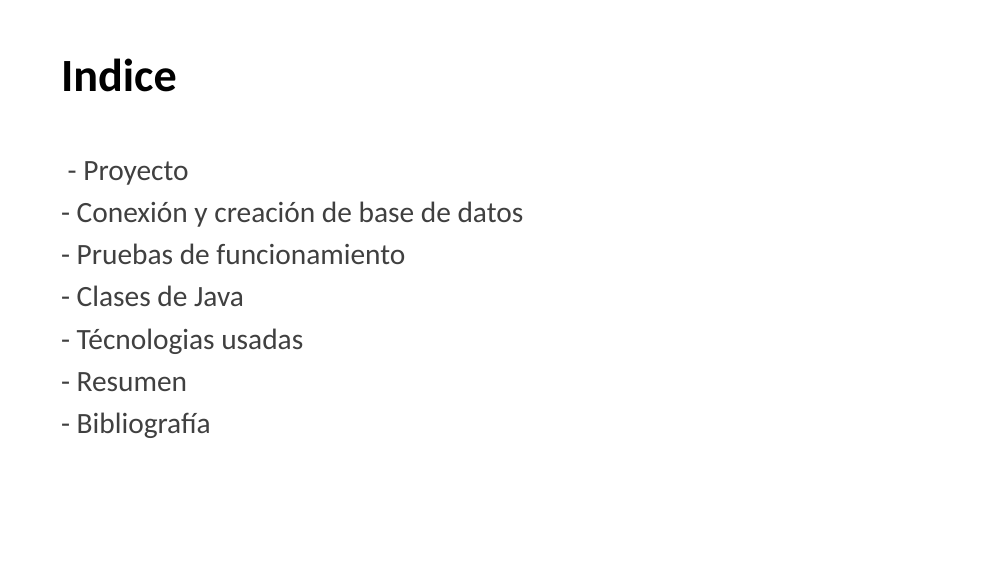
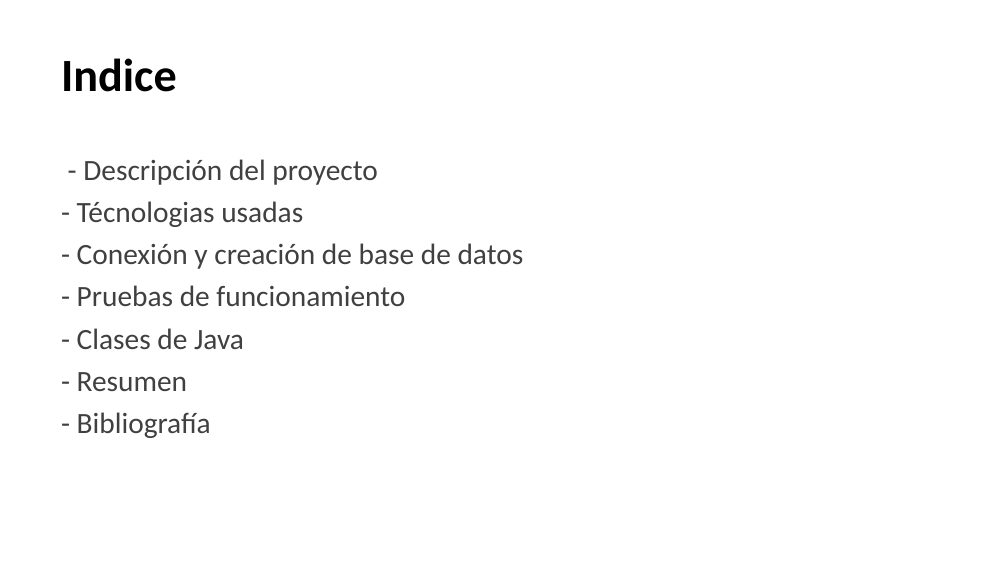
Before and after one commit to Peypa0512/Proyecto_Final, a slide deck: slide 2 of Presentación proyecto.pptx. Drawn at 1008x567 pixels with LibreOffice and Linux fonts; fonts in the diff are those of the drawing. Boxes give left, top, right and bottom in pixels: in the first picture for what was removed or moved away, otherwise in the second. Text is boxed around its words. In the diff, an @@ line names an element or a change of style, - is before the commit and + after.

```diff
--- a/Presentación proyecto.pptx
+++ b/Presentación proyecto.pptx
@@ text at <box>77,159,377,227</box>: text changed @@
-- Proyecto
+- Descripción del proyecto
+- Técnologias usadas
@@ text at <box>77,328,303,354</box>: paragraph removed @@
-- Técnologias usadas
```
Also in this commit, not shown: 18 other slides changed, 4 slides added, 4 slides removed, 22 other files.
